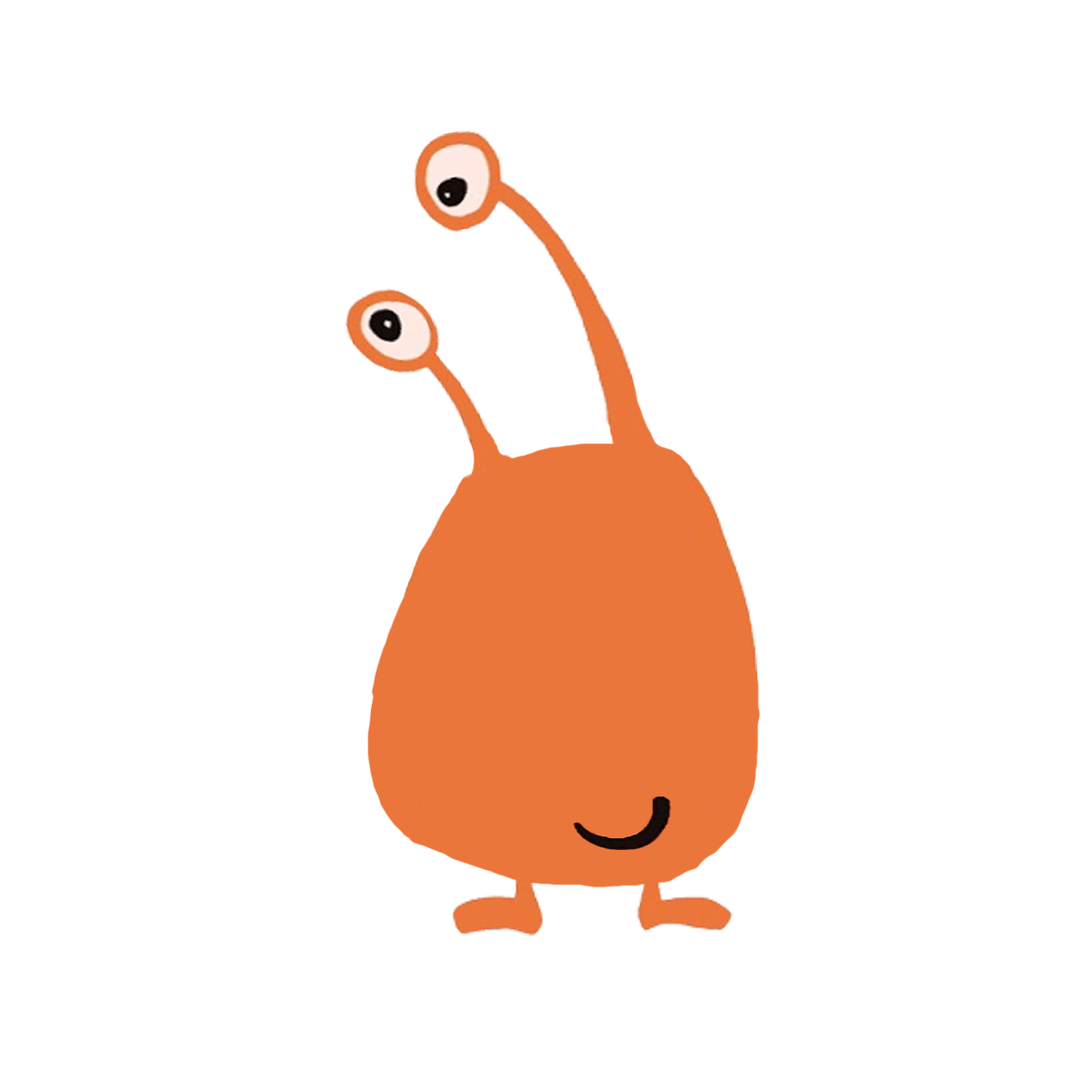
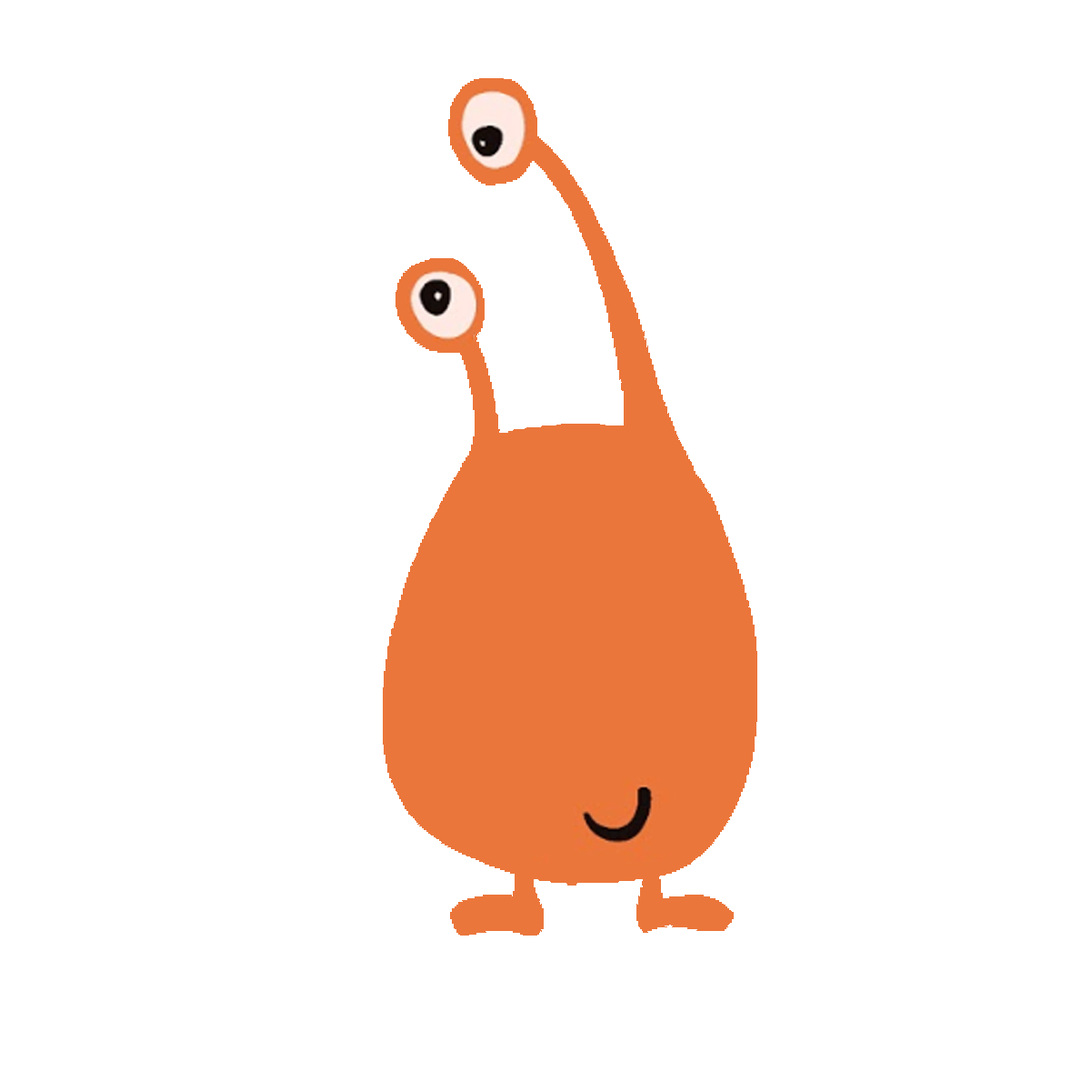
Layer changes from the first (1091, 1091) image to the second:
hid "Layer 4 copy", painted on it over [344, 129, 762, 936]
showed "Layer 4", painted on it over [382, 78, 758, 936]
